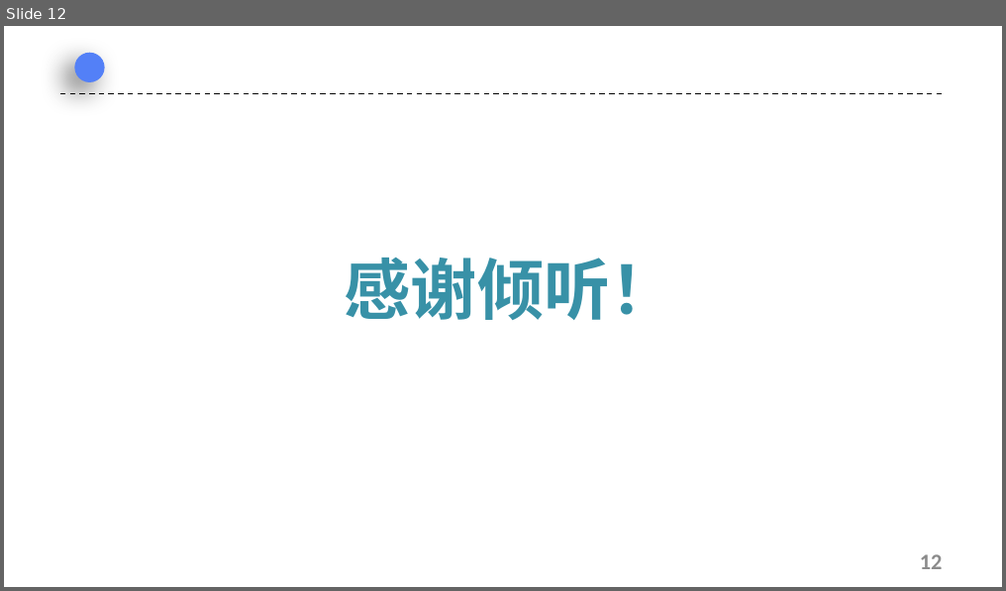
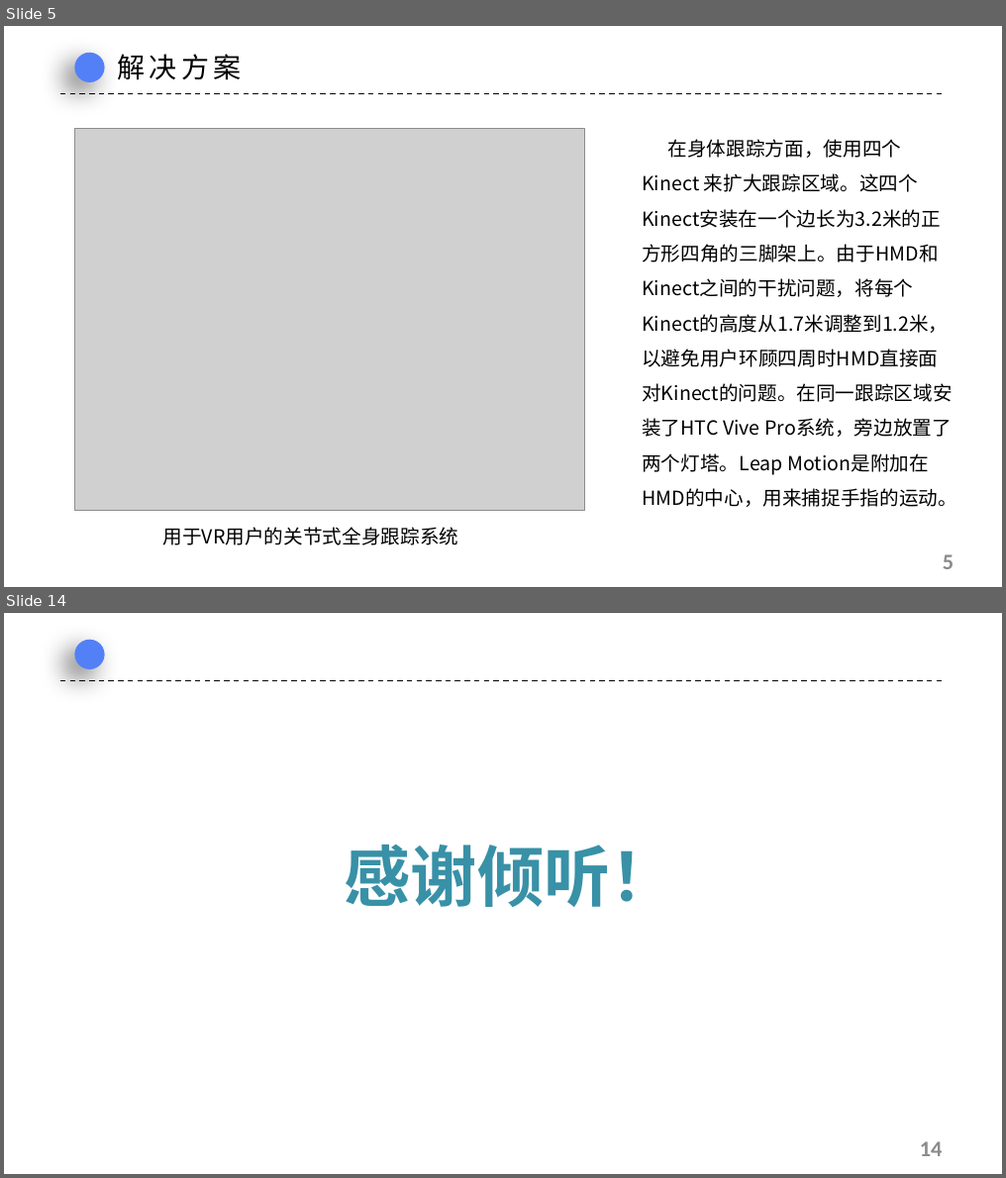
Before and after one commit to urnotmuqi/graphics2019, a slide deck: 21951468张雨薇/读书报告/仅用深度摄像头改善身体和手部追踪.pptx. Shown one above the other, each under a label of ours: slide 12 before the commit, slides 5 and 14 after it; the slides between them are not shown. The pictures are 1006x591 and 1006x1178 pixels, drawn with LibreOffice and Linux fonts; fonts in the diff are those of the drawing; grey boxes stand for pictures; background and template pictures are left out. Boxes give left, top, right and bottom in pixels: in the first picture for what was removed or moved away, otherwise in the second. Text is boxed around its words. In the diff, an @@ line names an element or a change of style, - is before the commit and + after.

```diff
--- a/21951468张雨薇/读书报告/仅用深度摄像头改善身体和手部追踪.pptx
+++ b/21951468张雨薇/读书报告/仅用深度摄像头改善身体和手部追踪.pptx
@@ slide 5 added at (x1=4, y1=26, x2=1002, y2=587), background picture (left out) @@
@@ ellipse added at (x1=75, y1=52, x2=105, y2=81), fill #5380F7 @@
@@ text added at (x1=118, y1=54, x2=242, y2=80), 20 pt, text #000000 @@
+解决方案
@@ line added from (59, 94) to (946, 94), #000000 1 pt dashed @@
@@ picture added at (x1=75, y1=128, x2=585, y2=510) @@
@@ text added at (x1=642, y1=139, x2=957, y2=507), 14 pt, text #000000 @@
+在身体跟踪方面，使用四个Kinect 来扩大跟踪区域。这四个Kinect安装在一个边长为3.2米的正方形四角的三脚架上。由于HMD和Kinect之间的干扰问题，将每个Kinect的高度从1.7米调整到1.2米，以避免用户环顾四周时HMD直接面对Kinect的问题。在同一跟踪区域安装了HTC Vive Pro系统，旁边放置了两个灯塔。Leap Motion是附加在HMD的中心，用来捕捉手指的运动。
@@ text added at (x1=163, y1=527, x2=459, y2=546), 14 pt, text #000000 @@
+用于VR用户的关节式全身跟踪系统
@@ page number added at (x1=943, y1=555, x2=953, y2=570), 16 pt, text #8C8C8C, bold @@
+5
@@ what was slide 12 is now slide 14 @@
@@ page number at (x1=920, y1=1142, x2=943, y2=1157): text changed @@
-12
+14
```
Also in this commit, not shown: 10 slides changed, 2 other slides added, 1 slide removed.
